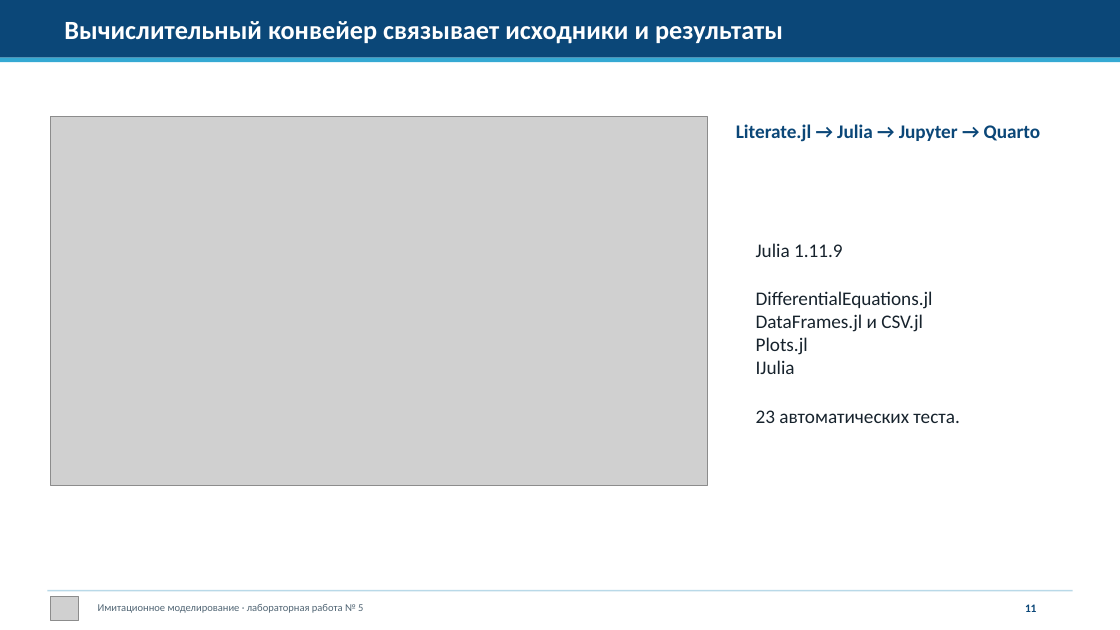
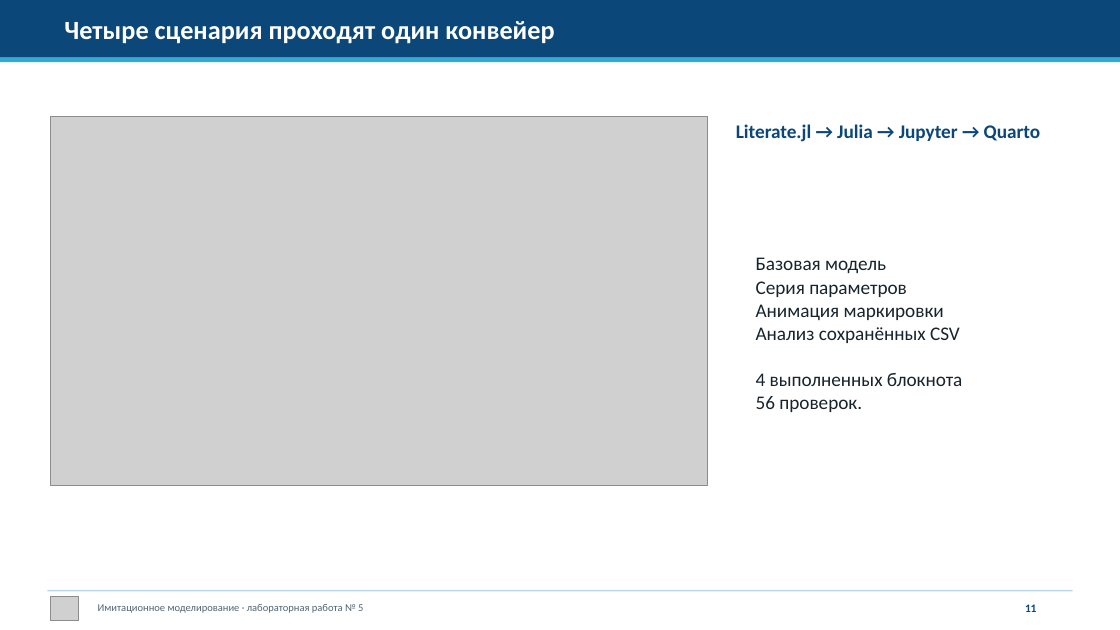
Before and after one commit to dakuokkonen1/study-2026-simulation-modeling, a slide deck: slide 11 of labs/lab05/presentation/simulation-modeling-lab05-presentation.pptx. Drawn at 1120x630 pixels with LibreOffice and Linux fonts; fonts in the diff are those of the drawing; grey boxes stand for pictures. Boxes give left, top, right and bottom in pixels: in the first picture for what was removed or moved away, otherwise in the second. Text is boxed around its words. In the diff, an @@ line names an element or a change of style, - is before the commit and + after.

```diff
--- a/labs/lab05/presentation/simulation-modeling-lab05-presentation.pptx
+++ b/labs/lab05/presentation/simulation-modeling-lab05-presentation.pptx
@@ text at box(64, 21, 554, 44): text changed @@
-Вычислительный конвейер связывает исходники и результаты
+Четыре сценария проходят один конвейер
@@ text at box(756, 257, 963, 412): text changed @@
-Julia 1.11.9
-DifferentialEquations.jl
-DataFrames.jl и CSV.jl
-Plots.jl
-IJulia
-23 автоматических теста.
+Базовая модель
+Серия параметров
+Анимация маркировки
+Анализ сохранённых CSV
+4 выполненных блокнота
+56 проверок.
```
Also in this commit, not shown: 8 other slides changed, 2 slides added, 1 slide removed, 9 other files.
